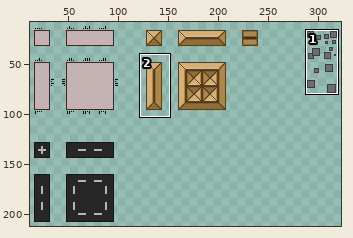
File history of a sprite sheet, data/img/sprites.png. The picture above shows the old version from afar; the outline marks the close-up.
Close-up. The starting point:
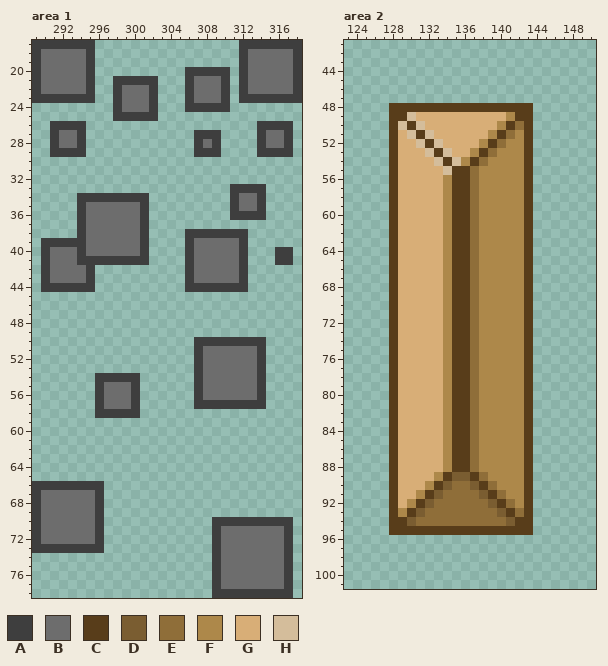
The file is 512x256 pixels. Shown: area 1: x 289..318, y 17..78; area 2: x 123..150, y 41..101. The wide view leaves out empty margins. The commit also changed other parts of the picture, which this record leaves out.
Palette (. is transparent): A #3e3e3e  B #6d6d6d  C #583d1a  D #7a5d31  E #8f6e39  F #ad884a  G #d8ae77  H #d4bd9b
Pixels before, area 1, first column x 289:
17 AAAAAAA................AAAAAAA
18 ABBBBBA................ABBBBBA
19 ABBBBBA................ABBBBBA
20 ABBBBBA..........AAAAA.ABBBBBA
21 ABBBBBA..AAAAA...ABBBA.ABBBBBA
22 ABBBBBA..ABBBA...ABBBA.ABBBBBA
23 AAAAAAA..ABBBA...ABBBA.AAAAAAA
24 .........ABBBA...AAAAA........
25 .........AAAAA................
26 ..AAAA...................AAAA.
27 ..ABBA............AAA....ABBA.
28 ..ABBA............ABA....ABBA.
29 ..AAAA............AAA....AAAA.
30 ..............................
31 ..............................
32 ..............................
33 ......................AAAA....
34 .....AAAAAAAA.........ABBA....
35 .....ABBBBBBA.........ABBA....
36 .....ABBBBBBA.........AAAA....
37 .....ABBBBBBA.................
38 .....ABBBBBBA....AAAAAAA......
39 .AAAAABBBBBBA....ABBBBBA......
40 .ABBBABBBBBBA....ABBBBBA...AA.
41 .ABBBAAAAAAAA....ABBBBBA...AA.
42 .ABBBBA..........ABBBBBA......
43 .ABBBBA..........ABBBBBA......
44 .AAAAAA..........AAAAAAA......
45 ..............................
46 ..............................
47 ..............................
48 ..............................
49 ..............................
50 ..................AAAAAAAA....
51 ..................ABBBBBBA....
52 ..................ABBBBBBA....
53 ..................ABBBBBBA....
54 .......AAAAA......ABBBBBBA....
55 .......ABBBA......ABBBBBBA....
56 .......ABBBA......ABBBBBBA....
57 .......ABBBA......AAAAAAAA....
58 .......AAAAA..................
59 ..............................
60 ..............................
61 ..............................
62 ..............................
63 ..............................
64 ..............................
65 ..............................
66 AAAAAAAA......................
67 ABBBBBBA......................
68 ABBBBBBA......................
69 ABBBBBBA......................
70 ABBBBBBA............AAAAAAAAA.
71 ABBBBBBA............ABBBBBBBA.
72 ABBBBBBA............ABBBBBBBA.
73 AAAAAAAA............ABBBBBBBA.
74 ....................ABBBBBBBA.
75 ....................ABBBBBBBA.
76 ....................ABBBBBBBA.
77 ....................ABBBBBBBA.
78 ....................AAAAAAAAA.
Pixels before, area 2, first column x 128:
48 CCCCCCCCCCCCCCCC
49 CCHGGGGGGGGGGFCC
50 CHCHGGGGGGGGFCEC
51 CGHCHGGGGGGFCEFC
52 CGGHCHGGGGFCEFFC
53 CGGGHCHGGFCEFFFC
54 CGGGGHCHFCEFFFFC
55 CGGGGGHCCEFFFFFC
56 CGGGGGFCCEFFFFFC
57 CGGGGGFCCEFFFFFC
58 CGGGGGFCCEFFFFFC
59 CGGGGGFCCEFFFFFC
60 CGGGGGFCCEFFFFFC
61 CGGGGGFCCEFFFFFC
62 CGGGGGFCCEFFFFFC
63 CGGGGGFCCEFFFFFC
64 CGGGGGFCCEFFFFFC
65 CGGGGGFCCEFFFFFC
66 CGGGGGFCCEFFFFFC
67 CGGGGGFCCEFFFFFC
68 CGGGGGFCCEFFFFFC
69 CGGGGGFCCEFFFFFC
70 CGGGGGFCCEFFFFFC
71 CGGGGGFCCEFFFFFC
72 CGGGGGFCCEFFFFFC
73 CGGGGGFCCEFFFFFC
74 CGGGGGFCCEFFFFFC
75 CGGGGGFCCEFFFFFC
76 CGGGGGFCCEFFFFFC
77 CGGGGGFCCEFFFFFC
78 CGGGGGFCCEFFFFFC
79 CGGGGGFCCEFFFFFC
80 CGGGGGFCCEFFFFFC
81 CGGGGGFCCEFFFFFC
82 CGGGGGFCCEFFFFFC
83 CGGGGGFCCEFFFFFC
84 CGGGGGFCCEFFFFFC
85 CGGGGGFCCEFFFFFC
86 CGGGGGFCCEFFFFFC
87 CGGGGGFCCEFFFFFC
88 CGGGGGFCCEFFFFFC
89 CGGGGFCDDCEFFFFC
90 CGGGFCDEEDCEFFFC
91 CGGFCDEEEEDCEFFC
92 CGFCDEEEEEEDCEFC
93 CFCDEEEEEEEEDCEC
94 CCDEEEEEEEEEEDCC
95 CCCCCCCCCCCCCCCC
Once edited:
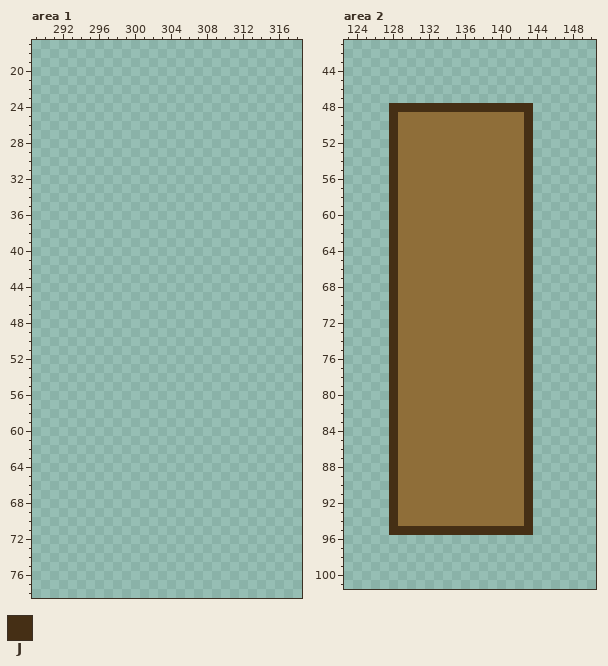
Colours new in this view: J #452f15
The edit:
Area 1:
y 17: x 289..295 AAAAAAA -> .......; x 312..318 AAAAAAA -> .......
y 18..19: x 289..295 ABBBBBA -> .......; x 312..318 ABBBBBA -> .......
y 20: x 289..295 ABBBBBA -> .......; x 306..310 AAAAA -> .....; x 312..318 ABBBBBA -> .......
y 21: x 289..295 ABBBBBA -> .......; x 298..302 AAAAA -> .....; x 306..310 ABBBA -> .....; x 312..318 ABBBBBA -> .......
y 22: x 289..295 ABBBBBA -> .......; x 298..302 ABBBA -> .....; x 306..310 ABBBA -> .....; x 312..318 ABBBBBA -> .......
y 23: x 289..295 AAAAAAA -> .......; x 298..302 ABBBA -> .....; x 306..310 ABBBA -> .....; x 312..318 AAAAAAA -> .......
y 24: x 298..302 ABBBA -> .....; x 306..310 AAAAA -> .....
y 25: x 298..302 AAAAA -> .....
y 26: x 291..294 AAAA -> ....; x 314..317 AAAA -> ....
y 27: x 291..294 ABBA -> ....; x 307..309 AAA -> ...; x 314..317 ABBA -> ....
y 28: x 291..294 ABBA -> ....; x 307..309 ABA -> ...; x 314..317 ABBA -> ....
y 29: x 291..294 AAAA -> ....; x 307..309 AAA -> ...; x 314..317 AAAA -> ....
y 33: x 311..314 AAAA -> ....
y 34: x 294..301 AAAAAAAA -> ........; x 311..314 ABBA -> ....
y 35: x 294..301 ABBBBBBA -> ........; x 311..314 ABBA -> ....
y 36: x 294..301 ABBBBBBA -> ........; x 311..314 AAAA -> ....
y 37: x 294..301 ABBBBBBA -> ........
y 38: x 294..301 ABBBBBBA -> ........; x 306..312 AAAAAAA -> .......
y 39: x 290..301 AAAAABBBBBBA -> ............; x 306..312 ABBBBBA -> .......
y 40: x 290..301 ABBBABBBBBBA -> ............; x 306..312 ABBBBBA -> .......; x 316..317 AA -> ..
y 41: x 290..301 ABBBAAAAAAAA -> ............; x 306..312 ABBBBBA -> .......; x 316..317 AA -> ..
y 42..43: x 290..295 ABBBBA -> ......; x 306..312 ABBBBBA -> .......
y 44: x 290..295 AAAAAA -> ......; x 306..312 AAAAAAA -> .......
y 50: x 307..314 AAAAAAAA -> ........
y 51..53: x 307..314 ABBBBBBA -> ........
y 54: x 296..300 AAAAA -> .....; x 307..314 ABBBBBBA -> ........
y 55..56: x 296..300 ABBBA -> .....; x 307..314 ABBBBBBA -> ........
y 57: x 296..300 ABBBA -> .....; x 307..314 AAAAAAAA -> ........
y 58: x 296..300 AAAAA -> .....
y 66: x 289..296 AAAAAAAA -> ........
y 67..69: x 289..296 ABBBBBBA -> ........
y 70: x 289..296 ABBBBBBA -> ........; x 309..317 AAAAAAAAA -> .........
y 71..72: x 289..296 ABBBBBBA -> ........; x 309..317 ABBBBBBBA -> .........
y 73: x 289..296 AAAAAAAA -> ........; x 309..317 ABBBBBBBA -> .........
y 74..77: x 309..317 ABBBBBBBA -> .........
y 78: x 309..317 AAAAAAAAA -> .........
Area 2:
y 48: x 128..143 CCCCCCCCCCCCCCCC -> JJJJJJJJJJJJJJJJ
y 49: x 128..143 CCHGGGGGGGGGGFCC -> JEEEEEEEEEEEEEEJ
y 50: x 128..141 CHCHGGGGGGGGFC -> JEEEEEEEEEEEEE; x 143 C -> J
y 51: x 128..140 CGHCHGGGGGGFC -> JEEEEEEEEEEEE; x 142..143 FC -> EJ
y 52: x 128..139 CGGHCHGGGGFC -> JEEEEEEEEEEE; x 141..143 FFC -> EEJ
y 53: x 128..138 CGGGHCHGGFC -> JEEEEEEEEEE; x 140..143 FFFC -> EEEJ
y 54: x 128..137 CGGGGHCHFC -> JEEEEEEEEE; x 139..143 FFFFC -> EEEEJ
y 55: x 128..136 CGGGGGHCC -> JEEEEEEEE; x 138..143 FFFFFC -> EEEEEJ
y 56..88: x 128..136 CGGGGGFCC -> JEEEEEEEE; x 138..143 FFFFFC -> EEEEEJ
y 89: x 128..137 CGGGGFCDDC -> JEEEEEEEEE; x 139..143 FFFFC -> EEEEJ
y 90: x 128..134 CGGGFCD -> JEEEEEE; x 137..138 DC -> EE; x 140..143 FFFC -> EEEJ
y 91: x 128..133 CGGFCD -> JEEEEE; x 138..139 DC -> EE; x 141..143 FFC -> EEJ
y 92: x 128..132 CGFCD -> JEEEE; x 139..140 DC -> EE; x 142..143 FC -> EJ
y 93: x 128..131 CFCD -> JEEE; x 140..141 DC -> EE; x 143 C -> J
y 94: x 128..130 CCD -> JEE; x 141..143 DCC -> EEJ
y 95: x 128..143 CCCCCCCCCCCCCCCC -> JJJJJJJJJJJJJJJJ
Boxes around the changes in both close-ups, in picture pixels (x1, y1, x2, y2):
erased: (32, 40, 302, 292)
erased: (194, 337, 266, 409)
erased: (95, 373, 140, 418)
erased: (32, 481, 104, 553)
erased: (212, 517, 293, 598)
changed: (389, 103, 533, 535)
